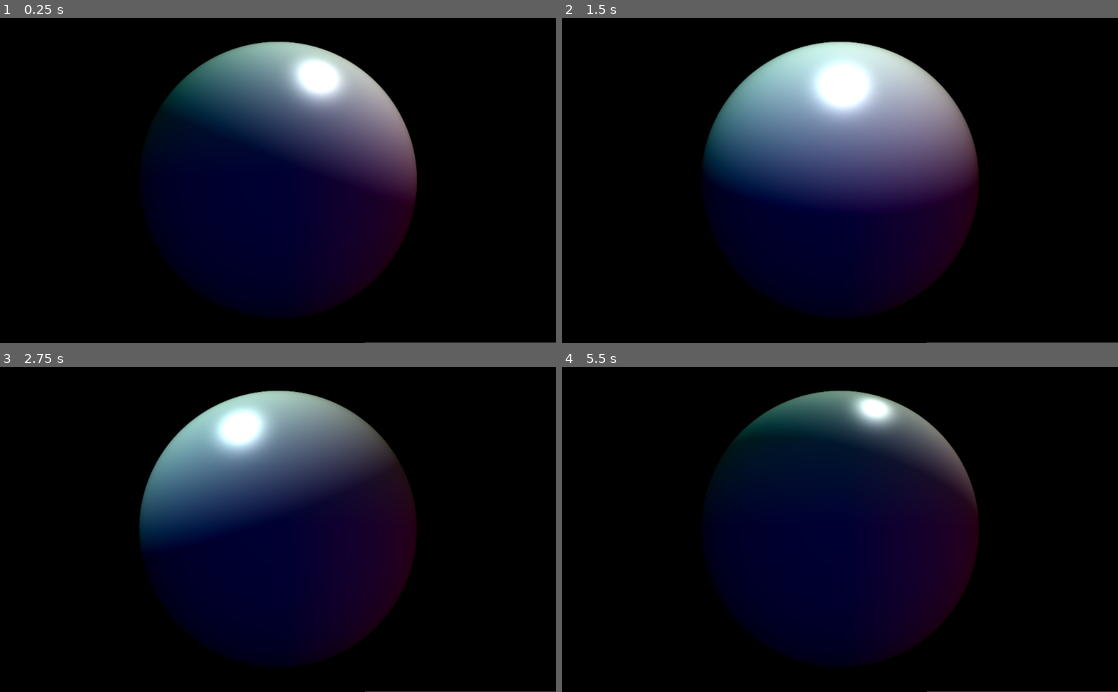
Above: before the commit, frames 1-4 (two rows, left to right).
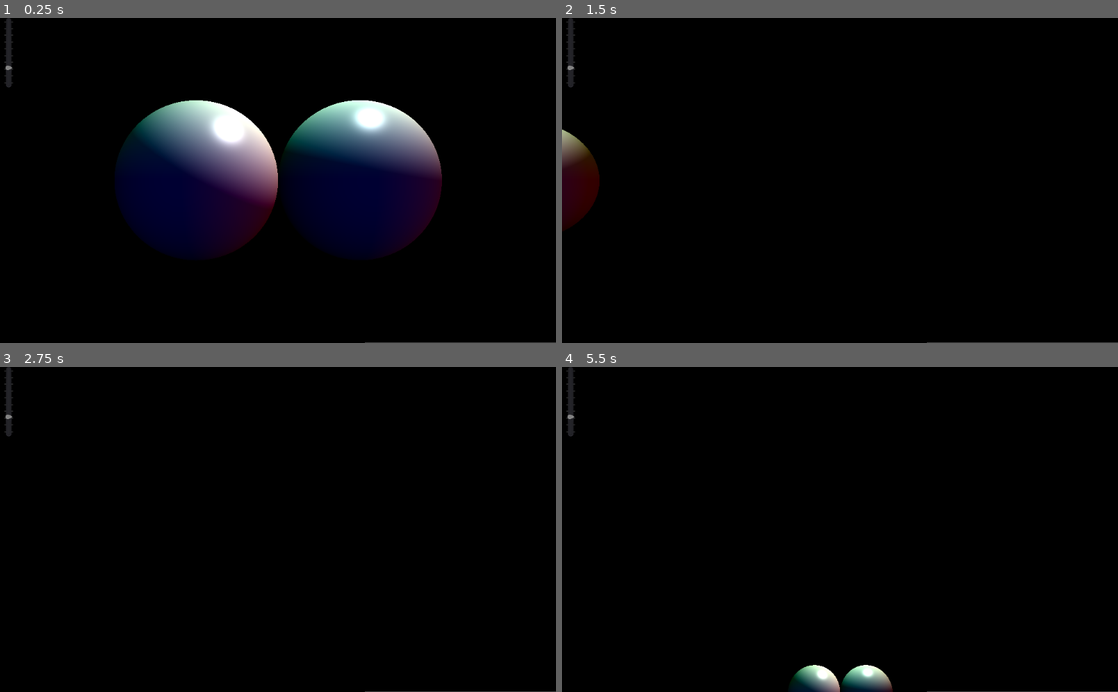
Above: after the commit, the same moments.

Repository: PLUkraine/raymarching-godot
Game: Godot game, scene res://RayMarching/RayMarching_main.tscn
The game is run twice, just before and just after one commit, with the same random seed, the same clock (stepped at 60 frames per second) and the same inputs.
Inputs:
- Up to frame 1 (0.25 s): no input
- Up to frame 2 (1.5 s): hold Right (ui_right) 0.53-1.28 s; hold Down (ui_down) from 1.28 s (still down)
- Up to frame 3 (2.75 s): release Down (ui_down) at 2.03 s; hold Right (ui_right) from 2.03 s (still down)
- Up to frame 4 (5.5 s): release Right (ui_right) at 2.78 s; hold Page Up (ui_page_up) 2.78-3.53 s; hold Left (ui_left) 3.53-5.03 s; hold Down (ui_down) from 5.03 s (still down)

The runs differ from the first frame. In frame 1, 27% of the frame differs, in the area x 0-80%, y 0-91%; in frame 2, 34%, in the area x 0-75%, y 0-91%; in frame 3, 33%; in frame 4, 33%.

Commit message:
Add fov slider. Add basic movement

Diff:
--- /dev/null
+++ b/RayMarching/CameraScript.gd
@@ -0,0 +1,36 @@
+extends Node
+
+export(float) var MAX_VELOCITY = 7
+var velocity = Vector3()
+
+
+func process_input(delta):
+    var deltaStep = MAX_VELOCITY * delta
+    if Input.is_action_pressed("ui_left"):
+        velocity.x = -deltaStep
+    elif Input.is_action_pressed("ui_right"):
+        velocity.x = deltaStep
+    else:
+        velocity.x = 0
+
+    if Input.is_action_pressed("ui_down"):
+        velocity.z = deltaStep
+    elif Input.is_action_pressed("ui_up"):
+        velocity.z = -deltaStep
+    else:
+        velocity.z = 0
+
+    if Input.is_action_pressed("ui_page_up"):
+        velocity.y = deltaStep
+    elif Input.is_action_pressed("ui_page_down"):
+        velocity.y = -deltaStep
+    else:
+        velocity.y = 0
+
+
+func _physics_process(delta):
+    process_input(delta)
+    var colorRect = get_parent()
+    var pos = colorRect.material.get_shader_param("cameraPos")
+    pos += velocity * delta
+    colorRect.material.set_shader_param("cameraPos", pos)
--- a/RayMarching/ColorRect.gd
+++ b/RayMarching/ColorRect.gd
@@ -7,8 +7,3 @@
     var time = (OS.get_ticks_msec() - start_time) / 1000.0
     self.material.set_shader_param("lightPos",
         Vector3(2.0*cos(time), 5.0, 2.0*sin(time)))
-
-#    self.material.set_shader_param("fov",
-#        15.0 * cos(time_since_start) + 45.0)
-#    self.material.set_shader_param("cameraPos",
-#        Vector3(2.0 * cos(time_since_start), 0, 5.0))
--- /dev/null
+++ b/RayMarching/FovSlider.gd
@@ -0,0 +1,10 @@
+extends VSlider
+
+export(NodePath) var colorRect
+
+func _ready():
+    get_node(colorRect).material.set_shader_param("fov", self.value)
+    self.connect("value_changed", self, "_on_value_changed")
+
+func _on_value_changed(newValue):
+    get_node(colorRect).material.set_shader_param("fov", newValue)
--- a/RayMarching/RayMarching.tscn
+++ /dev/null
@@ -1,80 +0,0 @@
-[gd_scene load_steps=3 format=2]
-
-[sub_resource type="Shader" id=1]
-code = "shader_type canvas_item;
-
-uniform int MAX_STEPS = 100;
-uniform float MAX_DIST = 20;
-uniform float MIN_HIT_DIST = 0.0001;
-
-uniform float fov = 45.0;
-uniform vec3 cameraPos = vec3(0.0, 0.0, 5.0);
-uniform vec3 front = vec3(0.0, 0.0, -1.0);
-uniform vec3 up = vec3(0.0, 1.0, 0.0);
-
-float sdSphere( vec3 p, float s )
-{
-  	return length(p)-s;
-}
-
-float sdf(vec3 p)
-{
-	return sdSphere(p, 1.0);
-}
-
-vec3 raymarch(vec3 rayDir)
-{
-	vec3 hitColor = vec3(1.0, 1.0, 1.0);
-	vec3 missColor = vec3(0.0, 0.0, 0.0);
-	vec3 rimColor = vec3(0.3, 0.3, 1.0);
-
-	float depth = 0.0;
-	float minDist = MAX_DIST;
-	for (int i=0; depth<MAX_DIST && i<MAX_STEPS; ++i)
-	{
-		vec3 pos = cameraPos + rayDir * depth;
-		float dist = sdf(pos);
-		minDist = min(minDist, dist);
-		if (dist < MIN_HIT_DIST) {
-			return hitColor;
-		}
-		depth += dist;
-	}
-	return mix(rimColor, missColor, smoothstep(0, 0.05, minDist));
-}
-
-void fragment()
-{
-	vec2 resolution = 1.0 / SCREEN_PIXEL_SIZE;
-	float aspect = resolution.x / resolution.y;
-	float fov2 = radians(fov) / 2.0;
-
-	vec2 screenCoord = (UV - 0.5) * 2.0;
-	screenCoord.x *= aspect;
-	screenCoord.y = -screenCoord.y;
-
-	vec2 offsets = screenCoord * tan(fov2);
-
-	vec3 rayFront = normalize(front);
-	vec3 rayRight = cross(rayFront, normalize(up));
-	vec3 rayUp = cross(rayRight, rayFront);
-	vec3 rayDir = rayFront + rayRight * offsets.x + rayUp * offsets.y;
-
-	COLOR = vec4(raymarch(rayDir), 1.0);
-}
-"
-
-[sub_resource type="ShaderMaterial" id=2]
-shader = SubResource( 1 )
-shader_param/MAX_STEPS = 100
-shader_param/MAX_DIST = 20.0
-shader_param/MIN_HIT_DIST = 0.0001
-shader_param/fov = 45.0
-shader_param/cameraPos = Vector3( 0, 0, 5 )
-shader_param/front = Vector3( 0, 0, -1 )
-shader_param/up = Vector3( 0, 1, 0 )
-
-[node name="ColorRect" type="ColorRect"]
-material = SubResource( 2 )
-anchor_right = 1.0
-anchor_bottom = 1.0
--- a/RayMarching/RayMarching_main.tscn
+++ b/RayMarching/RayMarching_main.tscn
@@ -1,6 +1,8 @@
-[gd_scene load_steps=4 format=2]
+[gd_scene load_steps=6 format=2]
 
 [ext_resource path="res://RayMarching/ColorRect.gd" type="Script" id=1]
+[ext_resource path="res://RayMarching/CameraScript.gd" type="Script" id=2]
+[ext_resource path="res://RayMarching/FovSlider.gd" type="Script" id=3]
 
 [sub_resource type="Shader" id=1]
 code = "shader_type canvas_item;
@@ -9,7 +11,6 @@
 uniform float MAX_DIST = 20;
 uniform float MIN_HIT_DIST = 0.0001;
 uniform float DERIVATIVE_STEP = 0.0001;
-uniform float RIM_THICKNESS = 0.05;
 
 uniform float ambientCoeff = 0.1;
 uniform float diffuseCoeff = 0.9;
@@ -22,14 +23,23 @@
 uniform vec3 front = vec3(0.0, 0.0, -1.0);
 uniform vec3 up = vec3(0.0, 1.0, 0.0);
 
-float sdSphere( vec3 p, float s )
+float sdPlane( vec3 p, vec4 n )
 {
-    return length(p)-s;
+    // n must be normalized
+    return dot(p,n.xyz) + n.w;
+}
+
+float sdSphere( vec3 p, vec3 c, float s )
+{
+    return length(c-p)-s;
 }
 
 float sdf(vec3 p)
 {
-    return sdSphere(p, 1.0);
+    float res = min(
+        sdSphere(p, vec3( 1.0, 0.0, 0.0), 1.0),
+        sdSphere(p, vec3(-1.0, 0.0, 0.0), 1.0));
+    return res;
 }
 
 vec3 estimateNormal(vec3 p) {
@@ -75,8 +85,7 @@
             vec3 normal = estimateNormal(pos);
             vec3 lightningColor = blinnPhong(pos, lightPos, normal, hitColor);
 
-            float stepsRatio = float(i)/float(MAX_STEPS); // smooth transition between background and foreground
-			return mix(lightningColor, missColor, stepsRatio);
+			return lightningColor;
 		}
 		depth += dist;
 	}
@@ -115,18 +124,17 @@
 
 [sub_resource type="ShaderMaterial" id=2]
 shader = SubResource( 1 )
-shader_param/MAX_STEPS = 150
+shader_param/MAX_STEPS = 100
 shader_param/MAX_DIST = 20.0
 shader_param/MIN_HIT_DIST = 0.0001
 shader_param/DERIVATIVE_STEP = 0.0001
-shader_param/RIM_THICKNESS = 0.05
 shader_param/ambientCoeff = 0.2
 shader_param/diffuseCoeff = 0.9
 shader_param/specularCoeff = 1.0
 shader_param/specularExponent = 64.0
 shader_param/lightPos = Vector3( 0, 5, 0 )
 shader_param/fov = 45.0
-shader_param/cameraPos = Vector3( 0, 0, 3 )
+shader_param/cameraPos = Vector3( 0, 0, 5 )
 shader_param/front = Vector3( 0, 0, -1 )
 shader_param/up = Vector3( 0, 1, 0 )
 
@@ -142,3 +150,23 @@
 anchor_right = 1.0
 anchor_bottom = 1.0
 script = ExtResource( 1 )
+
+[node name="CameraScript" type="Node" parent="Control/ColorRect"]
+script = ExtResource( 2 )
+MAX_VELOCITY = 500.0
+
+[node name="UI" type="Control" parent="Control"]
+anchor_right = 1.0
+anchor_bottom = 1.0
+
+[node name="FovSlider" type="VSlider" parent="Control/UI"]
+margin_right = 32.0
+margin_bottom = 128.0
+min_value = 15.0
+max_value = 135.0
+step = 0.01
+value = 45.0
+tick_count = 10
+ticks_on_borders = true
+script = ExtResource( 3 )
+colorRect = NodePath("../../ColorRect")
